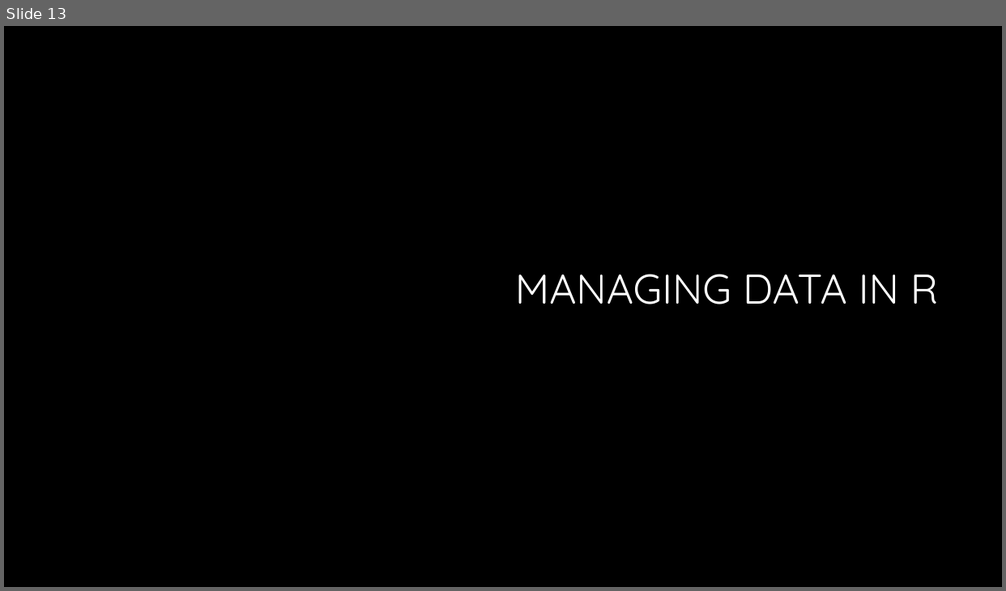
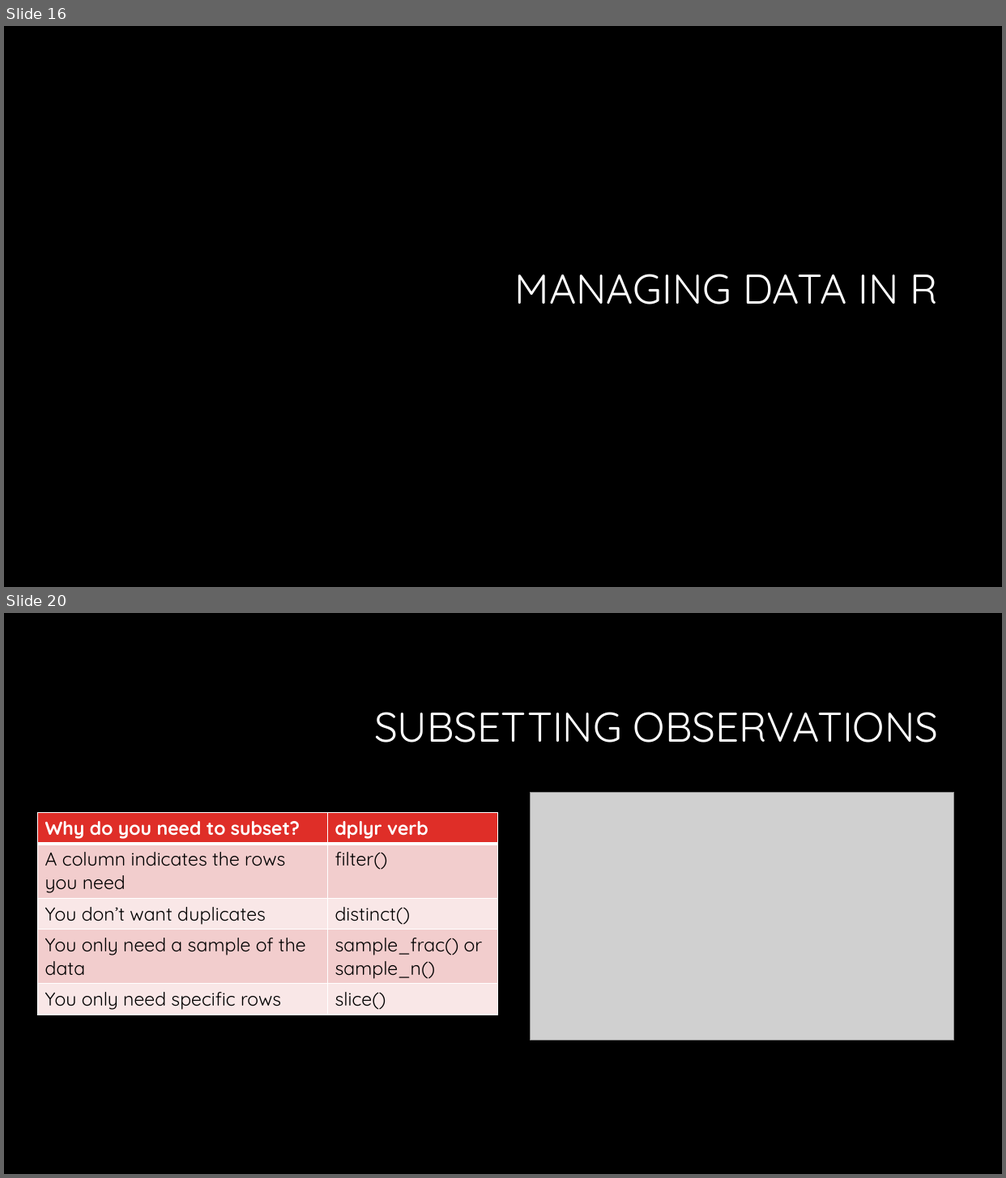
Before and after one commit to bmewing/TCQF2016, a slide deck: Reproducible data analysis.pptx. Shown one above the other, each under a label of ours: slide 13 before the commit, slides 16 and 20 after it; the slides between them are not shown. The pictures are 1006x591 and 1006x1178 pixels, drawn with LibreOffice and Linux fonts; fonts in the diff are those of the drawing; grey boxes stand for pictures; background and template pictures are left out. Boxes give left, top, right and bottom in pixels: in the first picture for what was removed or moved away, otherwise in the second. Text is boxed around its words. In the diff, an @@ line names an element or a change of style, - is before the commit and + after.

```diff
--- a/Reproducible data analysis.pptx
+++ b/Reproducible data analysis.pptx
@@ slide 20 added at [4, 613, 1002, 1174], background #000000 @@
@@ title added at [374, 712, 938, 743], 40 pt, text #FFFFFF @@
+SUBSETTING OBSERVATIONS
@@ picture added at [530, 792, 954, 1041] @@
@@ table added at [38, 813, 497, 1013], 5 rows, 2 columns @@
+Why do you need to subset? | dplyr verb
+A column indicates the rows you need | filter()
+You don’t want duplicates | distinct()
+You only need a sample of the data | sample_frac() or sample_n()
+You only need specific rows | slice()
@@ what was slide 13 is now slide 16 @@
```
Also in this commit, not shown: 25 other slides added, 1 slide removed, 5 other files.
